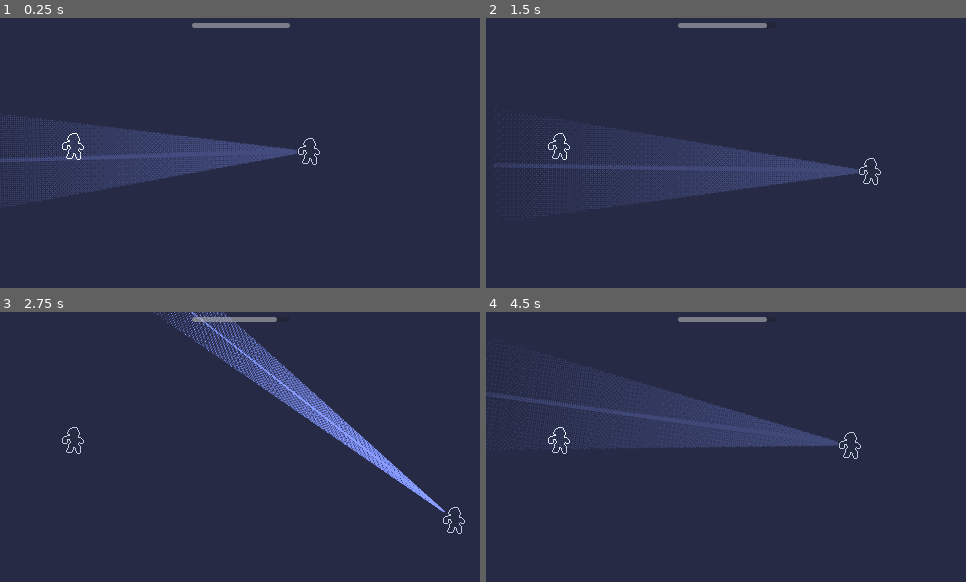
Above: before the commit, frames 1-4 (two rows, left to right).
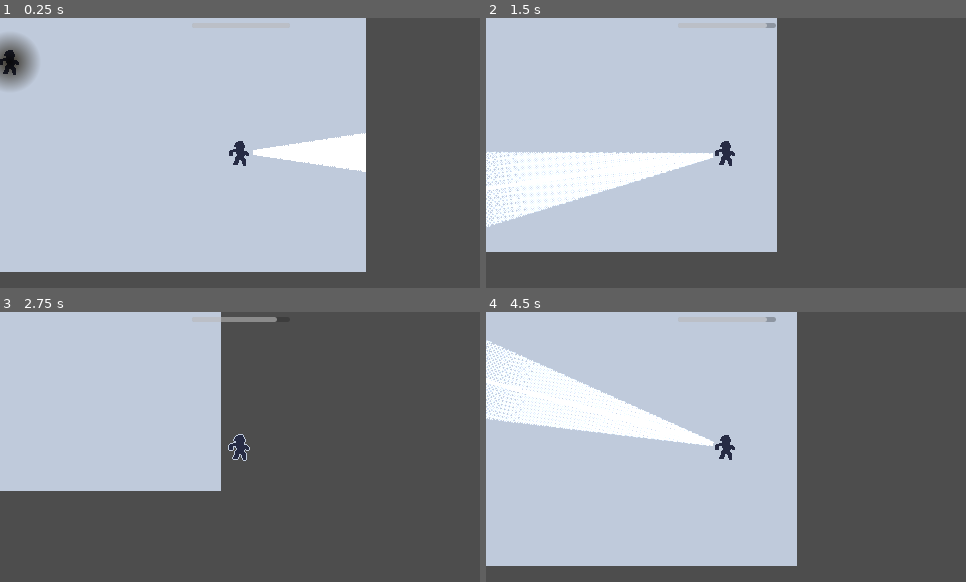
Above: after the commit, the same moments.

Repository: snowfrogdev/1-bit-game-jam-2024
Game: Godot game, scene res://main.tscn
Two runs of this game, one before a commit and one after it. Both use one fixed random seed, a clock stepped at 60 frames per second and the inputs below.
Inputs (mouse positions are in pixels of both pictures, inside the frame that each line leads up to):
- Up to frame 1 (0.25 s): no input
- Up to frame 2 (1.5 s): tap Enter at 0.5 s; move the mouse to (831, 139) at 0.52 s; hold D (Move Right) 0.53-1.28 s; hold Right mouse button (Boost Flashlight) 0.53-1.28 s; move the mouse to (630, 166) at 1.27 s; hold S (Move Down) from 1.28 s (still down); right-click (630, 166) at 1.35 s
- Up to frame 3 (2.75 s): move the mouse to (288, 387) at 2.02 s; release S (Move Down) at 2.03 s; hold D (Move Right) from 2.03 s (still down); hold Right mouse button (Boost Flashlight) from 2.03 s (still down)
- Up to frame 4 (4.5 s): move the mouse to (702, 501) at 2.77 s; release D (Move Right) at 2.78 s; release Right mouse button (Boost Flashlight) at 2.78 s; hold W (Move Up) 2.78-3.53 s; right-click (702, 501) at 2.85 s; move the mouse to (870, 487) at 3.52 s; hold Right mouse button (Boost Flashlight) 3.53-4.28 s; hold A (Move Left) from 3.53 s (still down); move the mouse to (582, 406) at 4.27 s; right-click (582, 406) at 4.35 s

The runs differ from the first frame. In frame 1, 100% of the frame differs, in the area x 0-100%, y 0-100%; in frame 2, 100%; in frame 3, 99%; in frame 4, 100%.

Commit message:
Add flashlight mechanic

Diff:
--- /dev/null
+++ b/enemy.gd
@@ -0,0 +1,20 @@
+extends CharacterBody2D
+
+@onready var shield_light: PointLight2D = $DarknessShield/PointLight2D
+
+var shield_strength = 100.0 # 100% shield
+var max_shield_strength = 100.0
+var is_shield_active = true
+@export() var shield_weakening_rate = 30 # percentage weakened per second
+
+func weaken_shield(delta: float) -> void:
+	if is_shield_active:
+		shield_strength -= shield_weakening_rate * delta
+		shield_strength = clamp(shield_strength, 0, max_shield_strength)
+		if shield_strength <= 0:
+			is_shield_active = false
+
+
+func _process(_delta: float) -> void:
+	var shield_energy = shield_strength / max_shield_strength
+	shield_light.energy = shield_energy
--- a/main.tscn
+++ b/main.tscn
@@ -1,40 +1,66 @@
-[gd_scene load_steps=5 format=3 uid="uid://cjutvug40fcn5"]
+[gd_scene load_steps=9 format=3 uid="uid://cjutvug40fcn5"]
 
-[ext_resource type="Script" path="res://character_body_2d.gd" id="1_ju24g"]
+[ext_resource type="Script" path="res://player.gd" id="1_ju24g"]
 [ext_resource type="Texture2D" uid="uid://bvnjauxv7n3ud" path="res://Art/Player.png" id="1_trjdm"]
 [ext_resource type="Texture2D" uid="uid://d1gk2voo01am4" path="res://Art/light-cone.png" id="3_n7gm0"]
 [ext_resource type="Script" path="res://ui_progress_bar.gd" id="4_4tnfn"]
+[ext_resource type="Script" path="res://enemy.gd" id="5_6c404"]
+
+[sub_resource type="Gradient" id="Gradient_6asce"]
+offsets = PackedFloat32Array(0, 0.701299, 1)
+colors = PackedColorArray(0.977937, 0.977937, 0.977937, 1, 0, 0, 0, 1, 0, 0, 0, 1)
+
+[sub_resource type="GradientTexture2D" id="GradientTexture2D_we60k"]
+gradient = SubResource("Gradient_6asce")
+fill = 1
+fill_from = Vector2(0.5, 0.5)
+fill_to = Vector2(0, 0)
+
+[sub_resource type="CapsuleShape2D" id="CapsuleShape2D_ocgc6"]
+radius = 12.0
+height = 32.0
 
 [node name="Main" type="Node2D"]
 
+[node name="CanvasModulate" type="CanvasModulate" parent="."]
+visible = false
+color = Color(0.14902, 0.168627, 0.266667, 1)
+
 [node name="Polygon2D" type="Polygon2D" parent="."]
-color = Color(0.14902, 0.168627, 0.266667, 1)
+color = Color(0.752941, 0.796078, 0.862745, 1)
 polygon = PackedVector2Array(0, 0, 481, 0, 481, 270, 0, 270)
 
-[node name="CharacterBody2D" type="CharacterBody2D" parent="."]
-position = Vector2(310, 133)
+[node name="Player" type="CharacterBody2D" parent="."]
+position = Vector2(355, 151)
 motion_mode = 1
 script = ExtResource("1_ju24g")
 speed = 100.0
 metadata/_edit_group_ = true
 
-[node name="Sprite2D" type="Sprite2D" parent="CharacterBody2D"]
+[node name="Sprite2D" type="Sprite2D" parent="Player"]
 texture = ExtResource("1_trjdm")
 
-[node name="CollisionPolygon2D" type="CollisionPolygon2D" parent="CharacterBody2D"]
+[node name="CollisionPolygon2D" type="CollisionPolygon2D" parent="Player"]
 visible = false
 polygon = PackedVector2Array(7, 13, 7, -12, -7, -12, -7, 13)
 
-[node name="Flashlight" type="PointLight2D" parent="CharacterBody2D"]
+[node name="Flashlight" type="PointLight2D" parent="Player"]
 show_behind_parent = true
 color = Color(0.752941, 0.796078, 0.862745, 1)
 shadow_enabled = true
 texture = ExtResource("3_n7gm0")
 offset = Vector2(-195, 2)
+height = 16.0
 
-[node name="Enemy" type="Sprite2D" parent="."]
-position = Vector2(74, 128)
-texture = ExtResource("1_trjdm")
+[node name="BoostRay" type="RayCast2D" parent="Player/Flashlight"]
+position = Vector2(-14, 0)
+enabled = false
+target_position = Vector2(-306, 0)
+collision_mask = 4
+collide_with_areas = true
+collide_with_bodies = false
+
+[node name="Camera2D" type="Camera2D" parent="Player"]
 
 [node name="UI" type="CanvasLayer" parent="."]
 
@@ -54,4 +80,33 @@
 show_percentage = false
 script = ExtResource("4_4tnfn")
 
-[connection signal="battery_level_changed" from="CharacterBody2D" to="UI/ProgressBar" method="_on_battery_level_changed"]
+[node name="Enemy" type="CharacterBody2D" parent="." groups=["enemy"]]
+position = Vector2(125, 60)
+motion_mode = 1
+script = ExtResource("5_6c404")
+metadata/_edit_group_ = true
+
+[node name="Sprite2D" type="Sprite2D" parent="Enemy"]
+texture = ExtResource("1_trjdm")
+
+[node name="CollisionPolygon2D" type="CollisionPolygon2D" parent="Enemy"]
+visible = false
+polygon = PackedVector2Array(-10, -13, 10, -13, 10, 14, -10, 14)
+
+[node name="DarknessShield" type="Node2D" parent="Enemy"]
+
+[node name="PointLight2D" type="PointLight2D" parent="Enemy/DarknessShield"]
+color = Color(0.752941, 0.796078, 0.862745, 1)
+blend_mode = 1
+texture = SubResource("GradientTexture2D_we60k")
+
+[node name="LightDetectionArea" type="Area2D" parent="Enemy"]
+collision_layer = 4
+collision_mask = 0
+
+[node name="CollisionShape2D" type="CollisionShape2D" parent="Enemy/LightDetectionArea"]
+visible = false
+position = Vector2(-1, 1)
+shape = SubResource("CapsuleShape2D_ocgc6")
+
+[connection signal="battery_level_changed" from="Player" to="UI/ProgressBar" method="_on_battery_level_changed"]
--- a/character_body_2d.gd
+++ b/player.gd
@@ -3,10 +3,11 @@
 @export var speed = 300.0
 
 @onready var flashlight: PointLight2D = $Flashlight
+@onready var boost_ray: RayCast2D = $Flashlight/BoostRay
 
 # Battery properties
-@export var battery_drain_speed = 20.0 # percentage drained per second
-@export var battery_recharge_speed = 50.0 # percentage recharged per second
+@export() var battery_drain_speed = 20.0 # percentage drained per second
+@export() var battery_recharge_speed = 50.0 # percentage recharged per second
 var battery_level = 100.0 # 100% battery
 var max_battery_level = 100.0
 var min_battery_level = 0.0
@@ -18,9 +19,10 @@
 	get_input()
 	update_flashlight()
 	update_battery(delta)
+	update_boost_ray(delta)
 	move_and_slide()
 
-func _process(_delta):
+func _process(_delta: float):
 	point_flashlight_towards_mouse()
 	# var mouse_direction = get_global_mouse_position() - global_position
 	# var angle_to_velocity = velocity.angle_to(mouse_direction)
@@ -86,3 +88,17 @@
 	var direction = (mouse_pos - flashlight.global_position).normalized()
 	var angle = direction.angle() + PI
 	flashlight.rotation = angle
+
+func update_boost_ray(delta: float):
+	if is_boosting and battery_level > min_battery_level:
+		boost_ray.enabled = true
+		check_boost_ray(delta)
+	else:
+		boost_ray.enabled = false
+
+func check_boost_ray(delta: float):
+	if boost_ray.is_colliding():
+		var collider = boost_ray.get_collider()
+		var parent = collider.get_parent()
+		if parent.is_in_group("enemy"):
+			parent.weaken_shield(delta)
--- a/project.godot
+++ b/project.godot
@@ -51,6 +51,11 @@
 ]
 }
 
+[layer_names]
+
+2d_physics/layer_2="player"
+2d_physics/layer_3="enemies"
+
 [rendering]
 
 textures/canvas_textures/default_texture_filter=0
